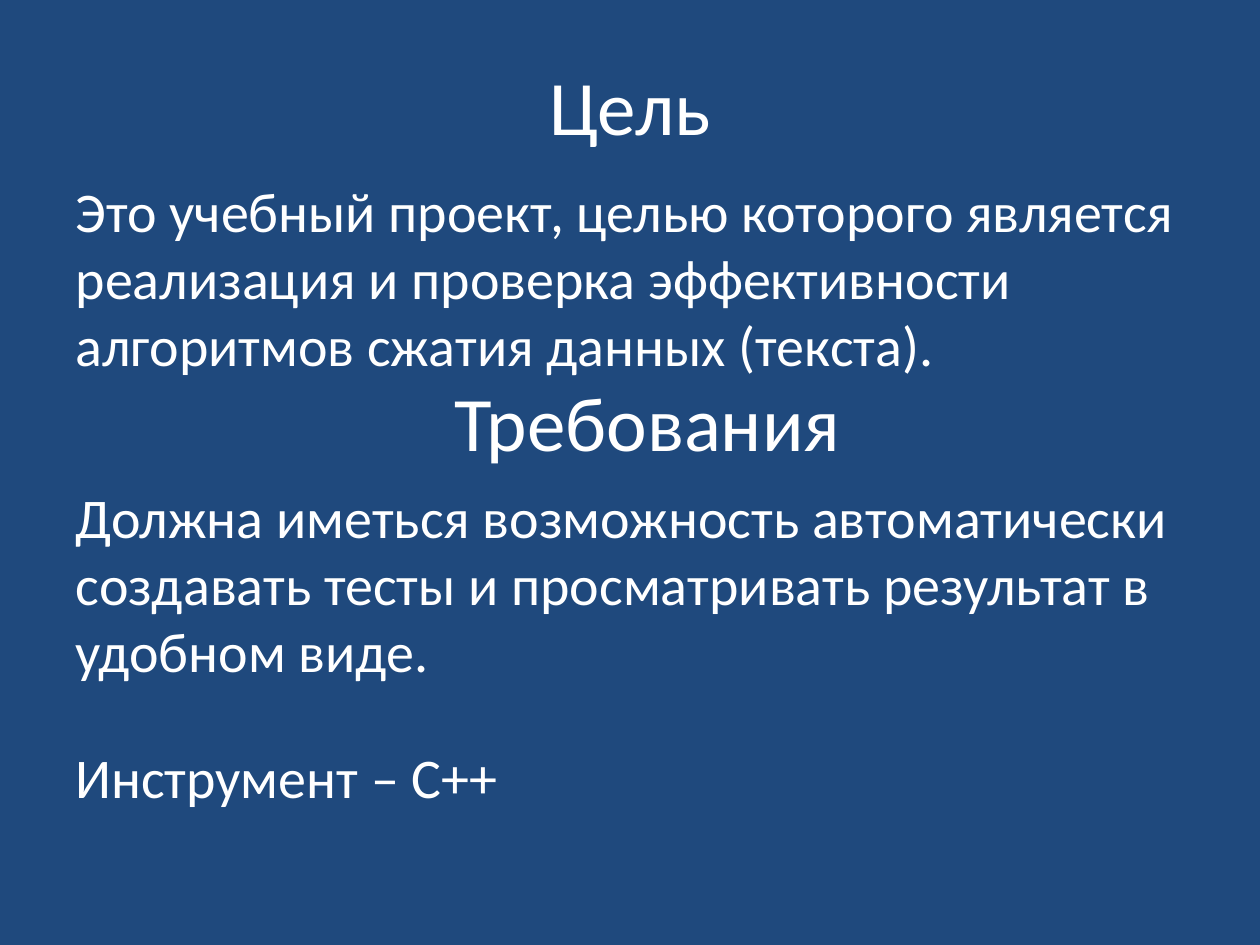
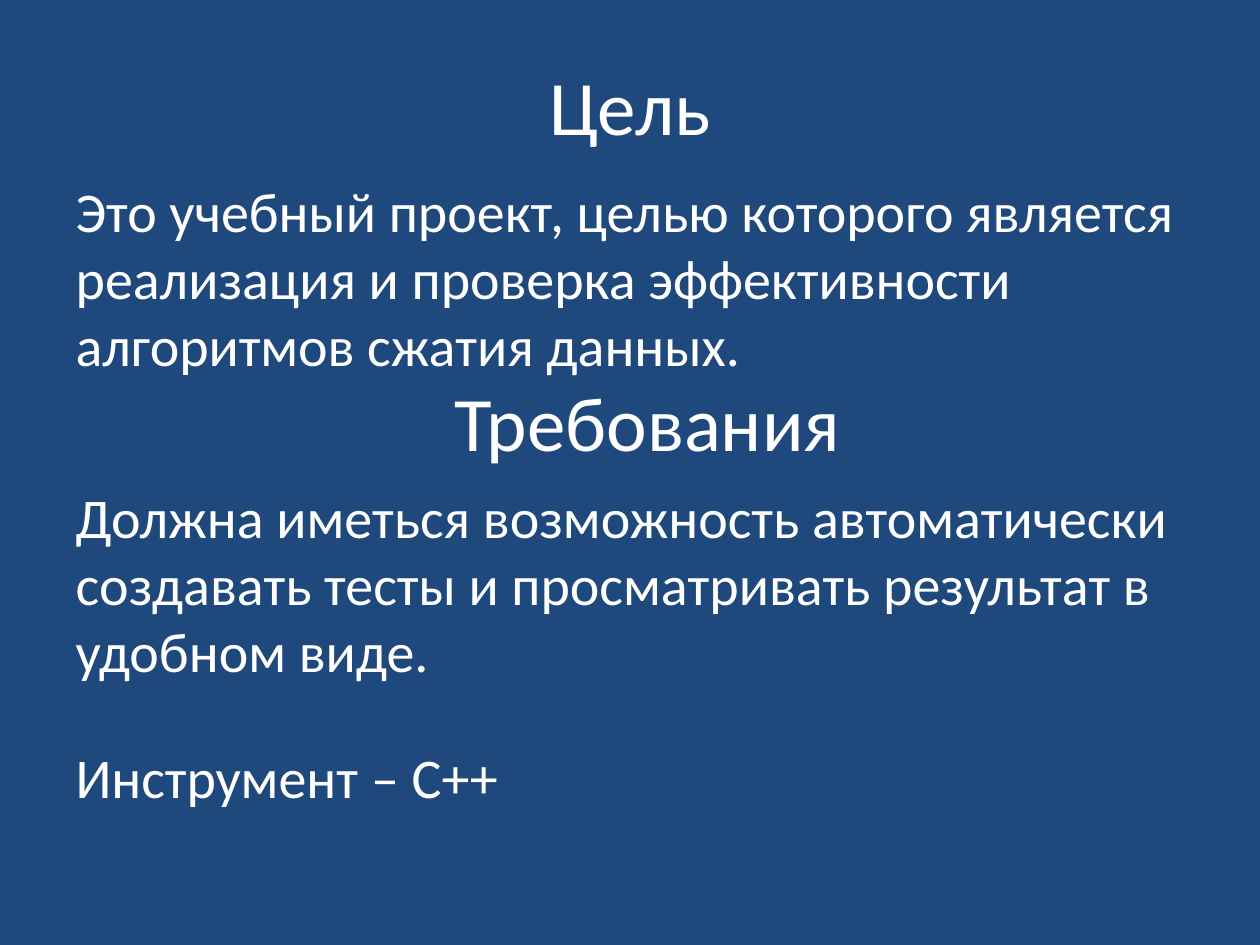
Before and after one commit to leschtsch/compressor, a slide deck: slide 2 of Презентация.pptx. Drawn at 1260x945 pixels with LibreOffice and Linux fonts; fonts in the diff are those of the drawing. Boxes give left, top, right and bottom in pixels: in the first picture for what was removed or moved away, otherwise in the second. Text is boxed around its words. In the diff, an @@ line names an element or a change of style, - is before the commit and + after.

```diff
--- a/Презентация.pptx
+++ b/Презентация.pptx
@@ text at <box>76,194,1173,376</box>: text changed @@
-Это учебный проект, целью которого является реализация и проверка эффективности алгоритмов сжатия данных (текста).
+Это учебный проект, целью которого является реализация и проверка эффективности алгоритмов сжатия данных.
```
Also in this commit, not shown: 5 other slides changed, 3 slides added, 7 other files.
